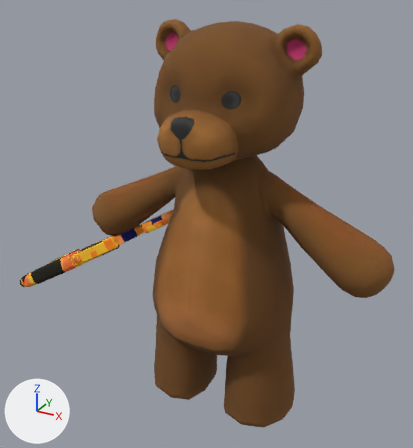
What one commit did to the FBX model Fur-Fury/Assets/Objects/Bear - playerChar/Bear.fbx.
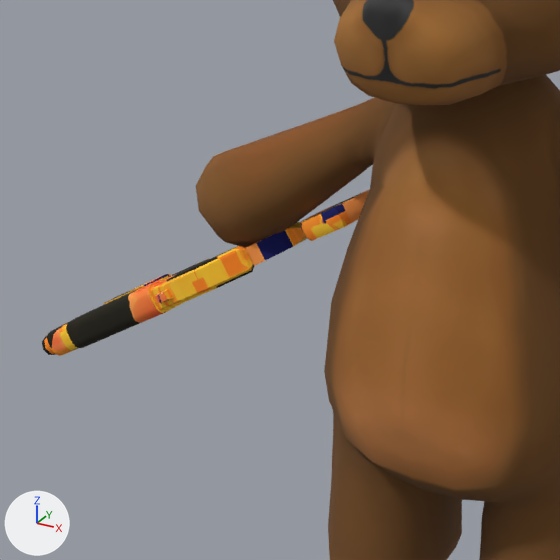
There are two pictures of each version: one whole from a 50 mm camera at (1.009, -2.014, 1.868) aimed at (-0.108, 0.017, 0.853), one close up on the part from 0% to 64% of the width and 27% to 86% of the height. Lighting does not change. The marker at lower left points along +X, +Y and +Z. Where no turn or scale is listed for an object, it has been applied to the vertices.

In view in the first close-up: 'Bear'.
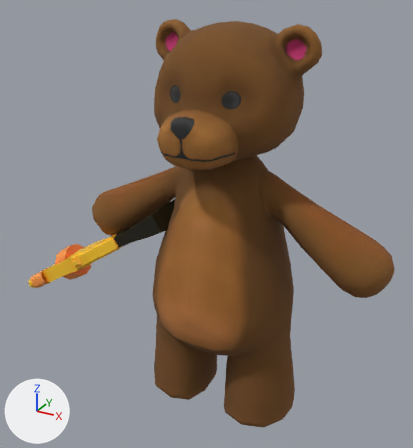
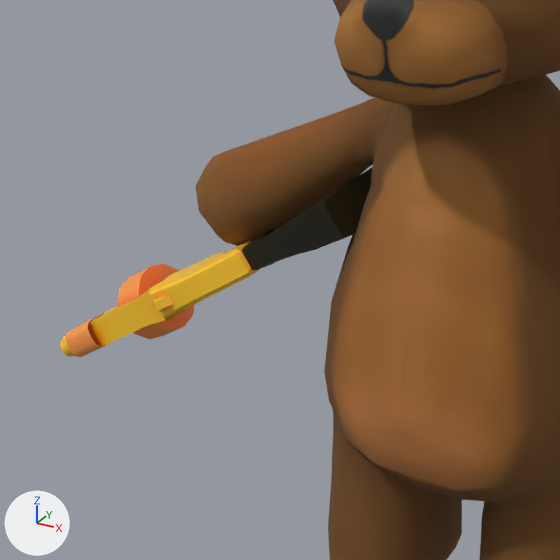
The newer file is also turned or shifted as a whole; pictures and numbers use the older file's frame.

Changed parts and their boxes (x1, y1, x2, y2) in the close-ups (560 x 560 px):
'Bear', reshaped: before (42, 0, 560, 560); after (196, 0, 560, 560)
'Bear.002', added (orange): after (60, 168, 372, 357)
part 1 of me_retopo_002, deleted (orange): before (42, 190, 369, 356)

The change, as a list of edits to the scene's bpy script:
```text
Add mat_uv:
    mat_uv = principled_material('uv')
    mat_uv.texture = img_t_uv_c_png
    mat_uv.roughness = 0.4
Change me_retopo_002:
    used by ob_bear; location = (0.0, 0.0, 0.0)
    remove me_retopo_002.from_pydata(...)  # 1442 vertices, 1436 faces; spans x -1.19..0.71, y -0.38..0.27, z 0.0..1.7
    add me_retopo_002.from_pydata(...)  # 1072 vertices, 1098 faces; spans x -0.71..0.71, y -0.38..0.27, z 0.0..1.7
    me_retopo_002 part 1: 9 loose pieces with 370 vertices, spanning x -1.19..-0.26, y -0.15..0.05, z 0.3..0.89, are deleted
    remove me_retopo_002.materials.append(mat_shotgun)  # picture img_t_uv_c_png
Add me_retopo_001:
    me_retopo_001.from_pydata(...)  # 663 vertices, 641 faces; spans x -1.073..-0.206, y -0.189..0.139, z 0.363..0.956
    me_retopo_001.materials.append(mat_uv)  # picture img_t_uv_c_png
Add ob_bear_002:
    ob_bear_002 = bpy.data.objects.new('Bear.002', me_retopo_001)
    ob_bear_002.location = (0.0, -0.009, -0.01)
```
